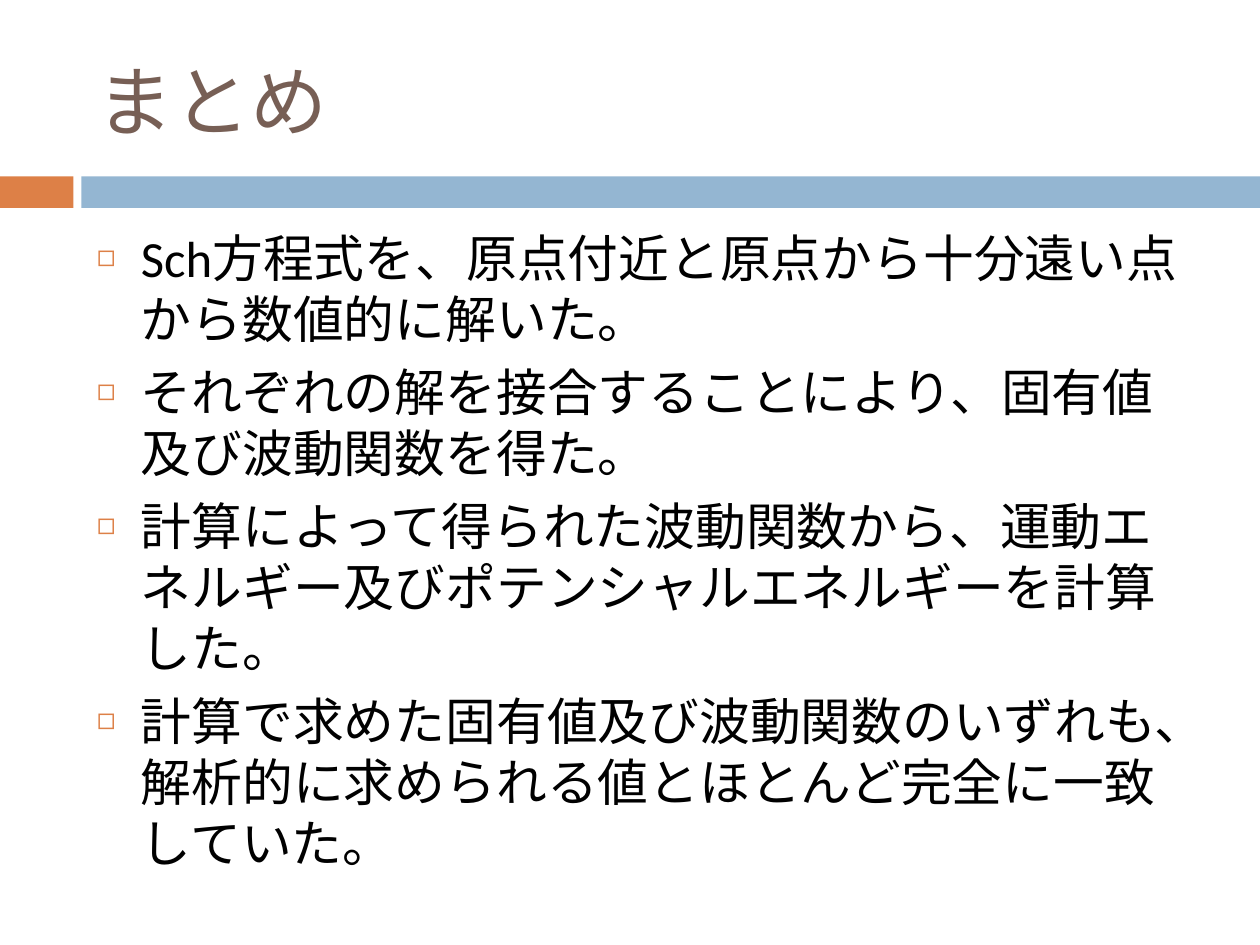
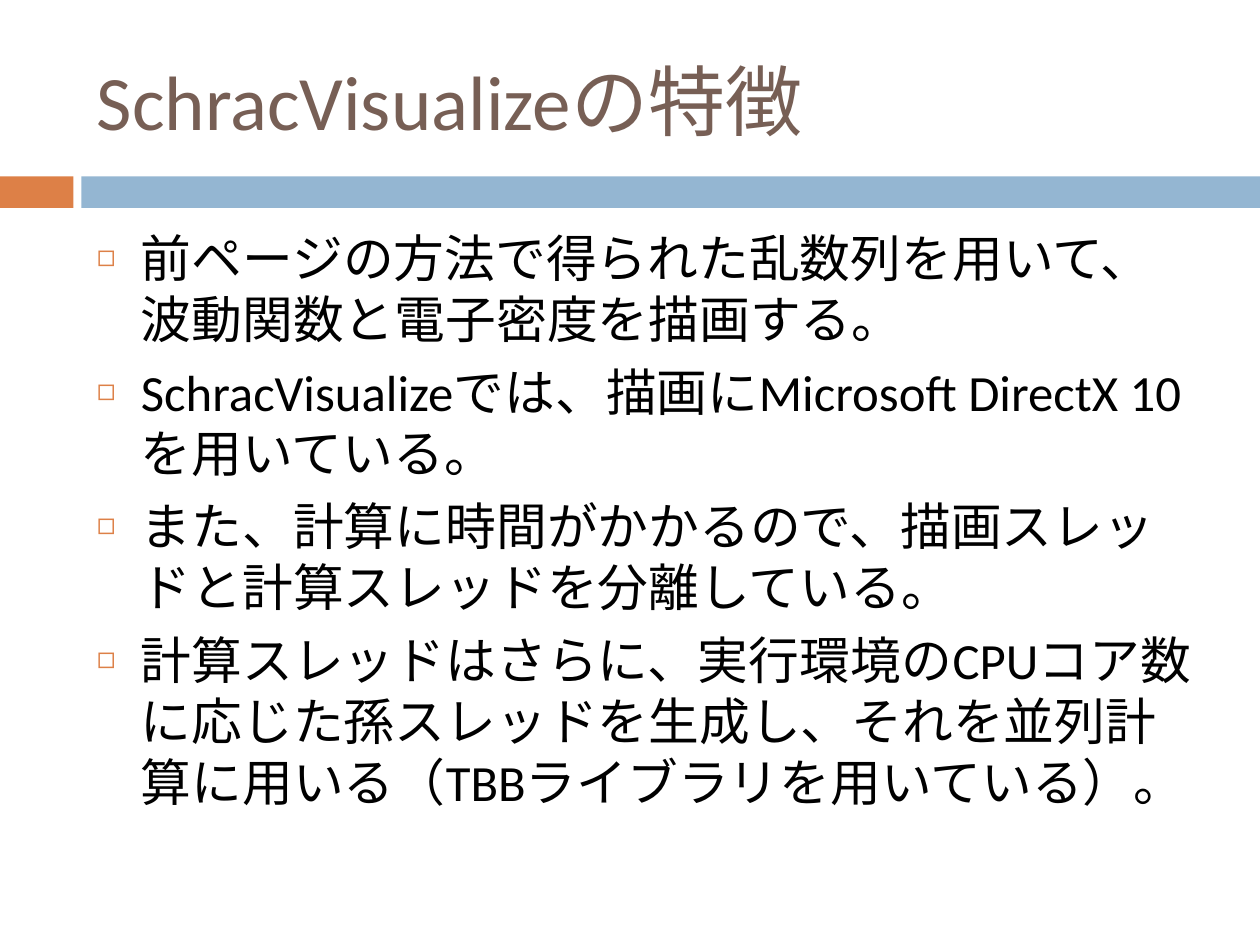
Before and after one commit to dc1394/fukui_sono3, a slide deck: slide 15 of 福井技術者の集い その3 発表資料スライド.pptx. Drawn at 1260x945 pixels with LibreOffice and Linux fonts; fonts in the diff are those of the drawing. Boxes give left, top, right and bottom in pixels: in the first picture for what was removed or moved away, otherwise in the second. Text is boxed around its words. In the diff, an @@ line names an element or a change of style, - is before the commit and + after.

Commit message:
スライド加筆

```diff
--- a/福井技術者の集い その3 発表資料スライド.pptx
+++ b/福井技術者の集い その3 発表資料スライド.pptx
@@ title at [97, 66, 803, 136]: text changed @@
-まとめ
+SchracVisualizeの特徴
@@ text at [141, 234, 1191, 806]: text changed @@
-◻ Sch方程式を、原点付近と原点から十分遠い点から数値的に解いた。
-◻ それぞれの解を接合することにより、固有値及び波動関数を得た。
-◻ 計算によって得られた波動関数から、運動エネルギー及びポテンシャルエネルギーを計算した。
-◻ 計算で求めた固有値及び波動関数のいずれも、解析的に求められる値とほとんど完全に一致していた。
+◻ 前ページの方法で得られた乱数列を用いて、波動関数と電子密度を描画する。
+◻ SchracVisualizeでは、描画にMicrosoft DirectX 10を用いている。
+◻ また、計算に時間がかかるので、描画スレッドと計算スレッドを分離している。
+◻ 計算スレッドはさらに、実行環境のCPUコア数に応じた孫スレッドを生成し、それを並列計算に用いる（TBBライブラリを用いている）。
```
Also in this commit, not shown: 5 other slides changed, 2 slides added, 2 other files.
